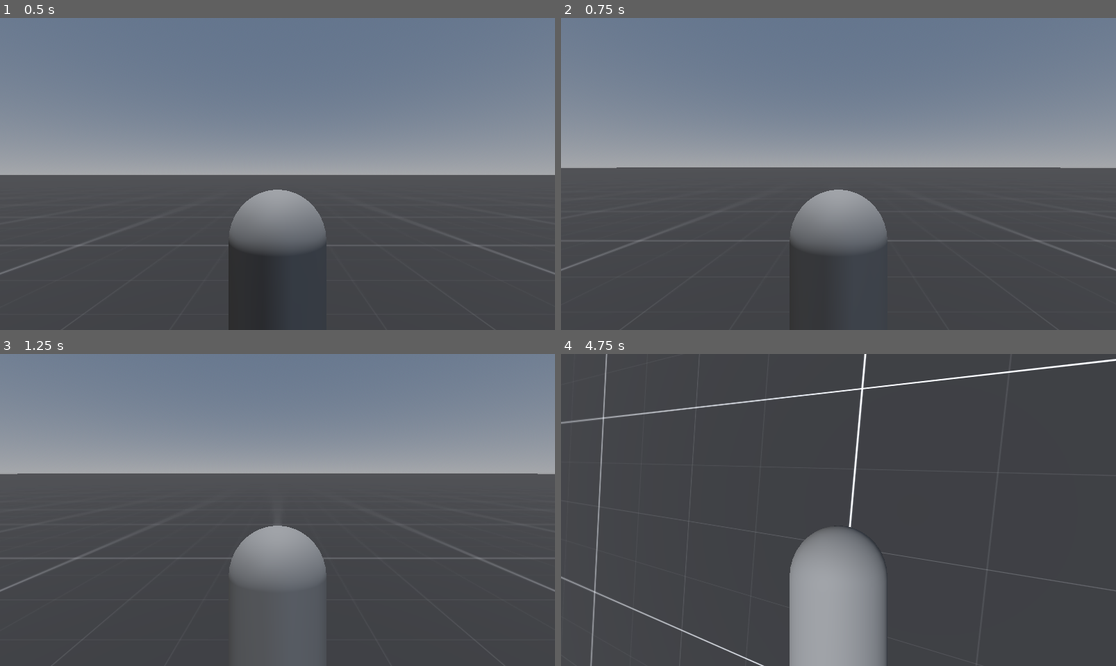
Above: before the commit, frames 1-4 (two rows, left to right).
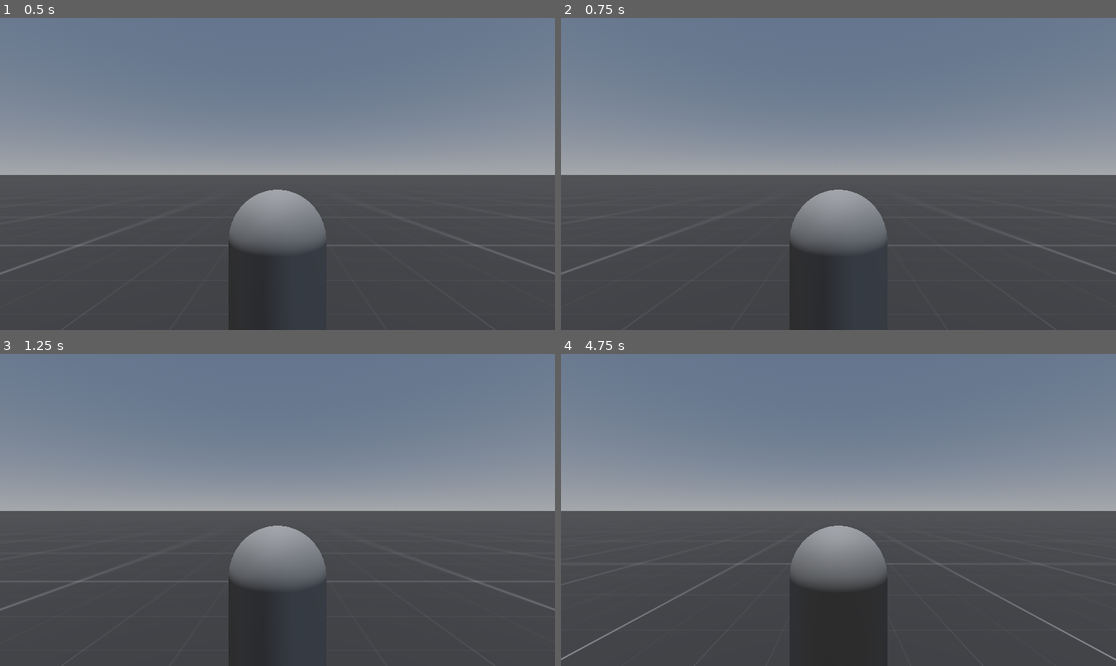
Above: after the commit, the same moments.

Repository: Supergames207/Attraction
Game: Godot game, scene res://main.tscn
Same seed, same stepped clock (60 frames per second), same inputs: the game is played once before the commit and once after it.
Inputs:
- Up to frame 1 (0.5 s): no input
- Up to frame 2 (0.75 s): hold Up (ui_up) from 0.53 s (still down); tap Tab (Tab) at 0.6 s
- Up to frame 3 (1.25 s): keep holding Up (ui_up)
- Up to frame 4 (4.75 s): release Up (ui_up) at 1.28 s; hold Down (ui_down) 1.28-2.03 s; tap Tab (Tab) every 0.75 s from 1.35 to 4.35 s; hold Right (ui_right) 2.03-2.78 s; hold Up (ui_up) 2.78-3.53 s; hold Left (ui_left) from 3.53 s (still down)

Frame 1 is identical in both runs. In frame 2, 3.0% of the frame differs, in the area x 0-100%, y 47-96%; in frame 3, 23%; in frame 4, 57%, in the area x 0-100%, y 0-100%.

Commit message:
Character

Diff:
--- a/Player.gd
+++ b/Player.gd
@@ -2,20 +2,28 @@
 class_name Player
 var pid := Pid3D.new(1.0, 0.1 , 1.0)
 const SPEED := 8
+const rotation_speed := 20
 
 func _ready() -> void:
-    Input.mouse_mode = Input.MOUSE_MODE_CAPTURED
+	Input.mouse_mode = Input.MOUSE_MODE_CAPTURED
 
 func _input(event:InputEvent)->void:
-    if Input.is_action_just_pressed("Tab"):
-        if Input.MOUSE_MODE_CAPTURED:
-            Input.mouse_mode = Input.MOUSE_MODE_CONFINED
-        else:
-            Input.mouse_mode = Input.MOUSE_MODE_CAPTURED
+	if Input.is_action_just_pressed("Tab"):
+		if Input.MOUSE_MODE_CAPTURED:
+			Input.mouse_mode = Input.MOUSE_MODE_CONFINED
+		else:
+			Input.mouse_mode = Input.MOUSE_MODE_CAPTURED
 
+func orient_body_to_direction(direction:Vector3,delta:float) -> void:
+	var left_axis := -get_gravity().normalized().cross(direction.normalized())
+	if left_axis == Vector3.ZERO:
+		return
+	var rotation_basis := Basis(left_axis,-get_gravity().normalized(),direction).orthonormalized()
+	transform.basis = Basis(transform.basis.get_rotation_quaternion().slerp(rotation_basis,delta*rotation_speed))
 
 func _physics_process(delta: float) -> void:
-    var input := Input.get_vector("ui_left","ui_right","ui_down","ui_up")
-    var velocity_error = Vector3(input.x,0,input.y)-Vector3(linear_velocity.x,0,linear_velocity.z)
-    var impulse = pid.update(velocity_error,delta)*0.005
-    apply_central_impulse(impulse)
+	var input := Input.get_vector("ui_left","ui_right","ui_down","ui_up")
+	var velocity_error = Vector3(input.x,0,input.y)-Vector3(linear_velocity.x,0,linear_velocity.z)
+	var impulse = pid.update(velocity_error,delta)*0.005
+	apply_central_impulse(impulse)
+	orient_body_to_direction(Vector3(input.x,0,input.y),delta)
--- a/Player.tscn
+++ b/Player.tscn
@@ -7,6 +7,7 @@
 [sub_resource type="CapsuleShape3D" id="CapsuleShape3D_kne1u"]
 
 [node name="Player" type="RigidBody3D"]
+lock_rotation = true
 script = ExtResource("1_xhfnw")
 
 [node name="MeshInstance3D" type="MeshInstance3D" parent="."]
